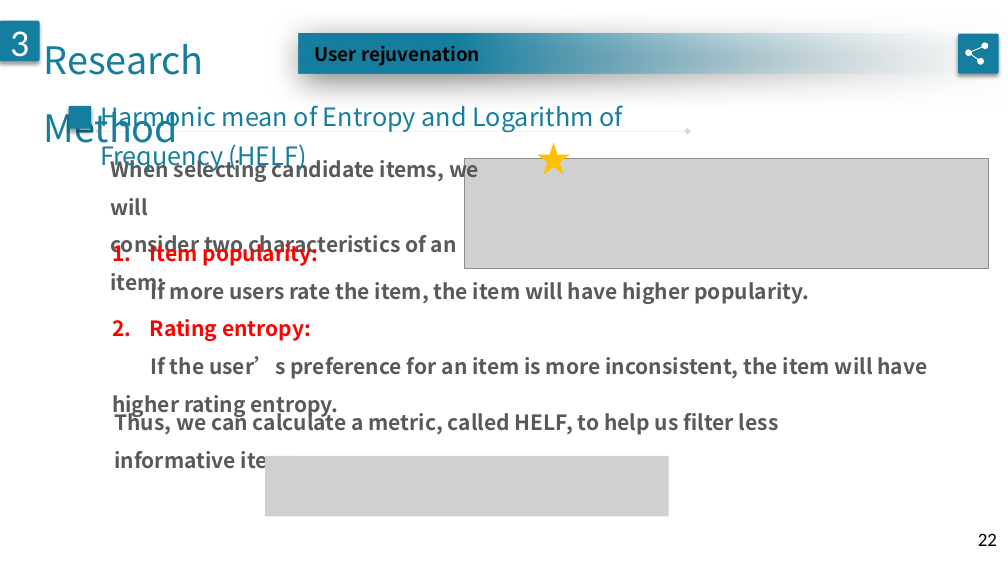
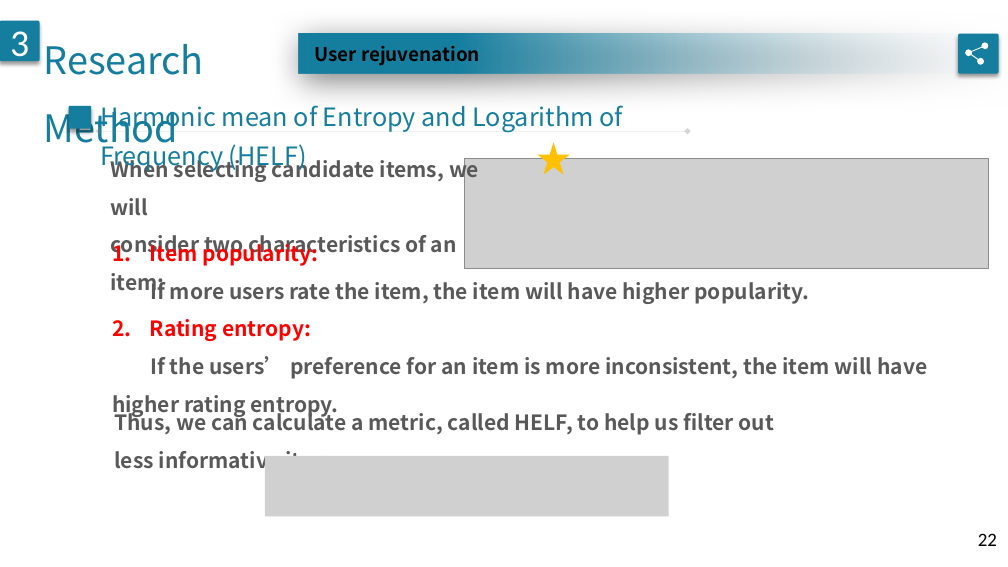
Before and after one commit to geminiwoo/oral-exam, a slide deck: slide 22 of 口試.pptx. Drawn at 1008x567 pixels with LibreOffice and Linux fonts; fonts in the diff are those of the drawing; grey boxes stand for pictures. Boxes give left, top, right and bottom in pixels: in the first picture for what was removed or moved away, otherwise in the second. Text is boxed around its words. In the diff, an @@ line names an element or a change of style, - is before the commit and + after.

Commit message:
ppt_0616

```diff
--- a/口試.pptx
+++ b/口試.pptx
@@ text at (x1=150, y1=356, x2=927, y2=379): text changed @@
-If the user’s preference for an item is more inconsistent, the item will have higher rating entropy.
+If the users’ preference for an item is more inconsistent, the item will have higher rating entropy.
@@ text at (x1=114, y1=409, x2=774, y2=473): text changed @@
-Thus, we can calculate a metric, called HELF, to help us filter less informative items.
+Thus, we can calculate a metric, called HELF, to help us filter out less informative items.
```
Also in this commit, not shown: 5 other slides changed.
